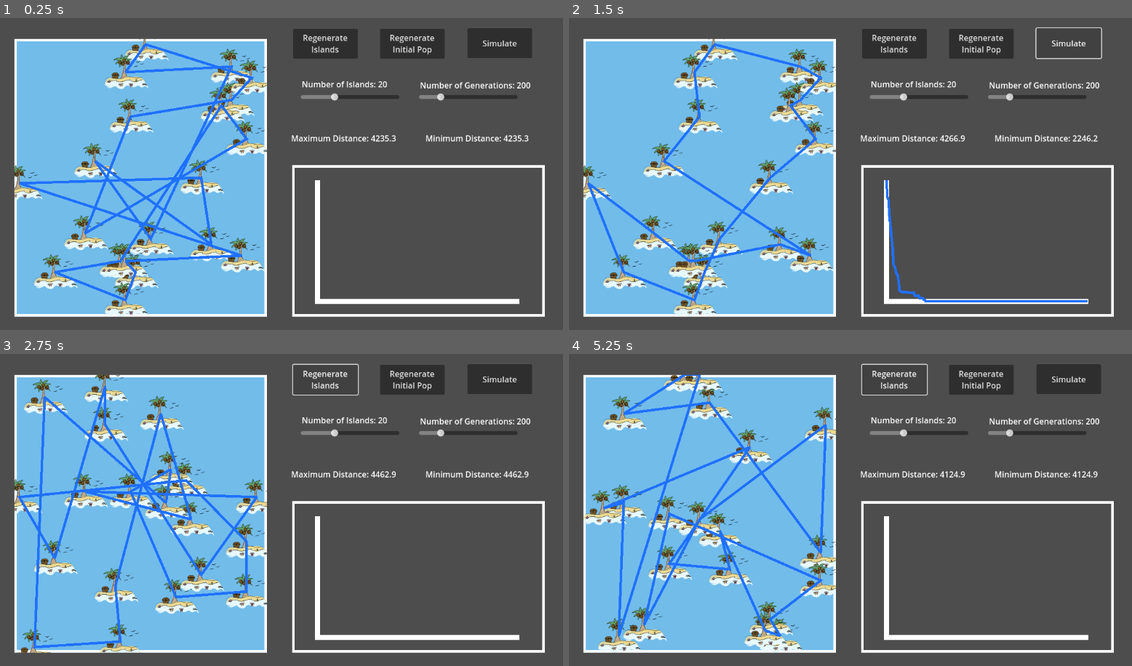
Above: before the commit, frames 1-4 (two rows, left to right).
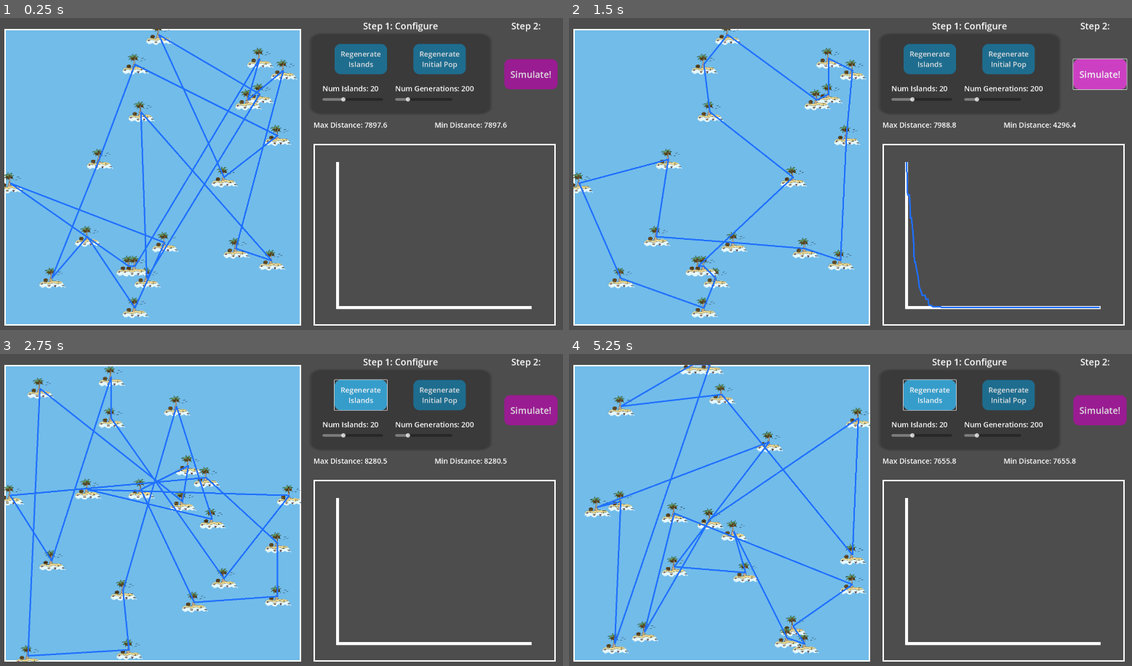
Above: after the commit, the same moments.

Repository: primac2025/Islands
Game: Godot game, scene res://Scenes/Main.tscn
Same seed, same stepped clock (60 frames per second), same inputs: the game is played once before the commit and once after it.
Inputs:
- Up to frame 1 (0.25 s): no input
- Up to frame 2 (1.5 s): click "Regenerate Initial Pop" at 0.5 s; click "Simulate" (after the commit: "Simulate!") at 1.25 s
- Up to frame 3 (2.75 s): click "Regenerate Islands" at 2 s
- Up to frame 4 (5.25 s): click "Regenerate Islands" at 2.75 s; click "Regenerate Initial Pop" at 3.5 s; click "Simulate" (after the commit: "Simulate!") at 4.25 s; click "Regenerate Islands" at 5 s

The runs differ from the first frame. In frame 1, 31% of the frame differs, in the area x 0-100%, y 1-99%; in frame 2, 29%; in frame 3, 31%; in frame 4, 31%.

Commit message:
Resized and updated UI

Diff:
--- /dev/null
+++ b/Resources/button_style_box_flat_hover.tres
@@ -0,0 +1,8 @@
+[gd_resource type="StyleBoxFlat" format=3 uid="uid://b0ntg0nhdurg3"]
+
+[resource]
+bg_color = Color(0.210492, 0.615253, 0.796072, 1)
+corner_radius_top_left = 20
+corner_radius_top_right = 20
+corner_radius_bottom_right = 20
+corner_radius_bottom_left = 20
--- /dev/null
+++ b/Resources/button_style_box_flat_normal.tres
@@ -0,0 +1,8 @@
+[gd_resource type="StyleBoxFlat" format=3 uid="uid://dki6ecb8ml65u"]
+
+[resource]
+bg_color = Color(0.117364, 0.427089, 0.561738, 1)
+corner_radius_top_left = 20
+corner_radius_top_right = 20
+corner_radius_bottom_right = 20
+corner_radius_bottom_left = 20
--- /dev/null
+++ b/Resources/simulate_stylebox_flat_hover.tres
@@ -0,0 +1,8 @@
+[gd_resource type="StyleBoxFlat" format=3 uid="uid://b0o304ncdxlqm"]
+
+[resource]
+bg_color = Color(0.79819, 0.245577, 0.761282, 1)
+corner_radius_top_left = 20
+corner_radius_top_right = 20
+corner_radius_bottom_right = 20
+corner_radius_bottom_left = 20
--- /dev/null
+++ b/Resources/simulate_stylebox_flat_normal.tres
@@ -0,0 +1,9 @@
+[gd_resource type="StyleBoxFlat" format=3 uid="uid://b2tix5g8nykdf"]
+
+[resource]
+bg_color = Color(0.601566, 0.111409, 0.573646, 1)
+corner_radius_top_left = 20
+corner_radius_top_right = 20
+corner_radius_bottom_right = 20
+corner_radius_bottom_left = 20
+corner_detail = 20
--- /dev/null
+++ b/Resources/simulate_stylebox_flat_pressed.tres
@@ -0,0 +1,9 @@
+[gd_resource type="StyleBoxFlat" format=3 uid="uid://cqeoa6kyjolmu"]
+
+[resource]
+bg_color = Color(0.79819, 0.245577, 0.761282, 1)
+corner_radius_top_left = 20
+corner_radius_top_right = 20
+corner_radius_bottom_right = 20
+corner_radius_bottom_left = 20
+corner_detail = 20
--- a/Scenes/Main.tscn
+++ b/Scenes/Main.tscn
@@ -1,9 +1,16 @@
-[gd_scene load_steps=5 format=3 uid="uid://drq2e3jq1lhgm"]
+[gd_scene load_steps=12 format=3 uid="uid://drq2e3jq1lhgm"]
 
 [ext_resource type="Script" path="res://Scripts/Main.gd" id="1_c0645"]
 [ext_resource type="PackedScene" uid="uid://c2hiwhv4yiu1v" path="res://Scenes/Island.tscn" id="2_2md02"]
 [ext_resource type="PackedScene" uid="uid://cqlokb54vf1xd" path="res://Scenes/RouteLine.tscn" id="3_gl5fy"]
 [ext_resource type="PackedScene" uid="uid://s5qidkntg5m3" path="res://Scenes/BorderLine.tscn" id="4_oqblu"]
+[ext_resource type="Theme" uid="uid://bwpvilwj7vas3" path="res://island_theme.tres" id="5_ijxiu"]
+[ext_resource type="Theme" uid="uid://c5nb88u3gx84s" path="res://help_label.tres" id="5_ud418"]
+[ext_resource type="Theme" uid="uid://cshfw6hckr24j" path="res://simulate_button.tres" id="7_6eoiq"]
+[ext_resource type="StyleBox" uid="uid://b0ntg0nhdurg3" path="res://Resources/button_style_box_flat_hover.tres" id="7_fm7nd"]
+[ext_resource type="StyleBox" uid="uid://dki6ecb8ml65u" path="res://Resources/button_style_box_flat_normal.tres" id="7_hvwae"]
+[ext_resource type="StyleBox" uid="uid://b2tix5g8nykdf" path="res://Resources/simulate_stylebox_flat_normal.tres" id="9_usars"]
+[ext_resource type="StyleBox" uid="uid://cqeoa6kyjolmu" path="res://Resources/simulate_stylebox_flat_pressed.tres" id="10_3pii3"]
 
 [node name="Main" type="Node"]
 script = ExtResource("1_c0645")
@@ -13,7 +20,7 @@
 
 [node name="IslandMap" type="Window" parent="."]
 position = Vector2i(50, 50)
-size = Vector2i(500, 550)
+size = Vector2i(980, 980)
 borderless = true
 
 [node name="ColorRect" type="ColorRect" parent="IslandMap"]
@@ -23,74 +30,123 @@
 color = Color(0.447059, 0.737255, 0.917647, 1)
 
 [node name="PopChart" type="Window" parent="."]
-position = Vector2i(600, 300)
-size = Vector2i(500, 300)
+position = Vector2i(1070, 430)
+size = Vector2i(800, 600)
 borderless = true
 
+[node name="ConfigurePanel" type="Panel" parent="."]
+modulate = Color(1, 1, 1, 0.596078)
+offset_left = 1060.0
+offset_top = 66.0
+offset_right = 1107.0
+offset_bottom = 99.0
+scale = Vector2(12.6745, 8.0546)
+
+[node name="Help1Label" type="Label" parent="."]
+offset_left = 1234.0
+offset_top = 19.0
+offset_right = 1481.0
+offset_bottom = 76.0
+theme = ExtResource("5_ud418")
+text = "Step 1: Configure"
+horizontal_alignment = 1
+
+[node name="Help2Label" type="Label" parent="."]
+offset_left = 1704.0
+offset_top = 19.0
+offset_right = 1840.0
+offset_bottom = 71.0
+theme = ExtResource("5_ud418")
+text = "Step 2:"
+horizontal_alignment = 1
+
 [node name="RegenerateIslands" type="Button" parent="."]
-offset_left = 602.0
-offset_top = 30.0
-offset_right = 730.0
-offset_bottom = 89.0
+custom_minimum_size = Vector2(100, 100)
+offset_left = 1140.0
+offset_top = 100.0
+offset_right = 1313.0
+offset_bottom = 200.0
+theme = ExtResource("5_ijxiu")
+theme_override_styles/normal = ExtResource("7_hvwae")
+theme_override_styles/hover = ExtResource("7_fm7nd")
+theme_override_styles/pressed = ExtResource("7_hvwae")
 text = "Regenerate
 Islands"
 
 [node name="RegenerateInitialPop" type="Button" parent="."]
-offset_left = 774.0
-offset_top = 30.0
-offset_right = 902.0
-offset_bottom = 89.0
+custom_minimum_size = Vector2(100, 100)
+offset_left = 1400.0
+offset_top = 100.0
+offset_right = 1573.0
+offset_bottom = 200.0
+theme = ExtResource("5_ijxiu")
+theme_override_styles/normal = ExtResource("7_hvwae")
+theme_override_styles/hover = ExtResource("7_fm7nd")
+theme_override_styles/pressed = ExtResource("7_hvwae")
 text = "Regenerate
 Initial Pop"
 
 [node name="Simulate" type="Button" parent="."]
-offset_left = 947.0
-offset_top = 29.0
-offset_right = 1075.0
-offset_bottom = 88.0
-text = "Simulate"
+custom_minimum_size = Vector2(100, 100)
+offset_left = 1700.0
+offset_top = 150.0
+offset_right = 1876.0
+offset_bottom = 250.0
+theme = ExtResource("7_6eoiq")
+theme_override_styles/normal = ExtResource("9_usars")
+theme_override_styles/hover = ExtResource("10_3pii3")
+theme_override_styles/pressed = ExtResource("9_usars")
+text = "Simulate!"
 
 [node name="MaxDistance" type="Label" parent="."]
-offset_left = 598.0
-offset_top = 235.0
-offset_right = 814.0
-offset_bottom = 295.0
+offset_left = 1070.0
+offset_top = 350.0
+offset_right = 1286.0
+offset_bottom = 410.0
+theme = ExtResource("5_ijxiu")
+text = "Max"
 
 [node name="MinDistance" type="Label" parent="."]
-offset_left = 864.0
-offset_top = 235.0
-offset_right = 1080.0
-offset_bottom = 295.0
+offset_left = 1470.0
+offset_top = 350.0
+offset_right = 1686.0
+offset_bottom = 410.0
+theme = ExtResource("5_ijxiu")
+text = "Min"
+
+[node name="NumIslandsLabel" type="Label" parent="."]
+offset_left = 1100.0
+offset_top = 230.0
+offset_right = 1282.0
+offset_bottom = 272.0
+theme = ExtResource("5_ijxiu")
+text = "Num Islands"
+
+[node name="NumGenerationsLabel" type="Label" parent="."]
+offset_left = 1340.0
+offset_top = 230.0
+offset_right = 1597.0
+offset_bottom = 272.0
+theme = ExtResource("5_ijxiu")
+text = "Num Generations"
 
 [node name="NumIslands" type="HSlider" parent="."]
-offset_left = 617.0
-offset_top = 132.0
-offset_right = 812.0
-offset_bottom = 199.0
+offset_left = 1100.0
+offset_top = 250.0
+offset_right = 1300.0
+offset_bottom = 317.0
 min_value = 5.0
 max_value = 50.0
 value = 20.0
 
 [node name="NumGenerations" type="HSlider" parent="."]
-offset_left = 851.0
-offset_top = 132.0
-offset_right = 1046.0
-offset_bottom = 199.0
+offset_left = 1340.0
+offset_top = 250.0
+offset_right = 1528.0
+offset_bottom = 317.0
 min_value = 1.0
 max_value = 1000.0
 value = 200.0
-
-[node name="NumIslandsLabel" type="Label" parent="."]
-offset_left = 619.0
-offset_top = 128.0
-offset_right = 762.0
-offset_bottom = 151.0
-
-[node name="NumGenerationsLabel" type="Label" parent="."]
-offset_left = 853.0
-offset_top = 130.0
-offset_right = 1036.0
-offset_bottom = 153.0
 
 [connection signal="pressed" from="RegenerateIslands" to="." method="_on_regenerate_islands_pressed"]
 [connection signal="pressed" from="RegenerateInitialPop" to="." method="_on_regenerate_initial_pop_pressed"]
--- a/Scripts/Main.gd
+++ b/Scripts/Main.gd
@@ -30,14 +30,13 @@
 var graph_line : Line2D
 var grid_size : int = 50
 
-
 # Called when the node enters the scene tree for the first time. (Beginning)
 func _ready():
 	draw_borders()
 	initialize_islands()
 
-	$NumIslandsLabel.set_text("Number of Islands: %d" % [$NumIslands.get_value()])
-	$NumGenerationsLabel.set_text("Number of Generations: %d" % [$NumGenerations.get_value()])
+	$NumIslandsLabel.set_text("Num Islands: %d" % [$NumIslands.get_value()])
+	$NumGenerationsLabel.set_text("Num Generations: %d" % [$NumGenerations.get_value()])
 
 	if 0:
 		var test_parents : Array
@@ -129,8 +128,8 @@
 	init_candidates.sort_custom(sort_routes)
 	draw_best_route(init_candidates[0])
 
-	$MaxDistance.set_text("Maximum Distance: %0.1f" % [init_candidates[0].distance])
-	$MinDistance.set_text("Minimum Distance: %0.1f" % [init_candidates[0].distance])
+	$MaxDistance.set_text("Max Distance: %0.1f" % [init_candidates[0].distance])
+	$MinDistance.set_text("Min Distance: %0.1f" % [init_candidates[0].distance])
 
 	if graph_line != null:
 		remove_child(graph_line)
@@ -261,16 +260,16 @@
 
 	draw_best_route(best_candidate)
 
-	$MaxDistance.set_text("Maximum Distance: %0.1f" % [max_best_distance])
-	$MinDistance.set_text("Minimum Distance: %0.1f" % [min_best_distance])
+	$MaxDistance.set_text("Max Distance: %0.1f" % [max_best_distance])
+	$MinDistance.set_text("Min Distance: %0.1f" % [min_best_distance])
 
 # Sets num islands based on 'Number of Islands' slider, initializes islands
 func _on_num_islands_value_changed(value):
 	num_islands = value
 	initialize_islands()
-	$NumIslandsLabel.set_text("Number of Islands: %d" % [num_islands])
+	$NumIslandsLabel.set_text("Num Islands: %d" % [num_islands])
 
 # Sets num generations based on 'Number of Generations' slider
 func _on_num_generations_value_changed(value):
 	num_generations = value
-	$NumGenerationsLabel.set_text("Number of Generations: %d" % [num_generations])
+	$NumGenerationsLabel.set_text("Num Generations: %d" % [num_generations])
--- /dev/null
+++ b/help_label.tres
@@ -0,0 +1,4 @@
+[gd_resource type="Theme" format=3 uid="uid://c5nb88u3gx84s"]
+
+[resource]
+default_font_size = 30
--- /dev/null
+++ b/island_theme.tres
@@ -0,0 +1,4 @@
+[gd_resource type="Theme" format=3 uid="uid://bwpvilwj7vas3"]
+
+[resource]
+default_font_size = 24
--- a/project.godot
+++ b/project.godot
@@ -17,6 +17,8 @@
 
 [display]
 
+window/size/viewport_width=1920
+window/size/viewport_height=1080
 window/stretch/mode="viewport"
 
 [rendering]
--- /dev/null
+++ b/simulate_button.tres
@@ -0,0 +1,4 @@
+[gd_resource type="Theme" format=3 uid="uid://cshfw6hckr24j"]
+
+[resource]
+default_font_size = 30
Not shown, added: Scenes/Mai39F7.tmp
Not shown, added: Scenes/Mai5F40.tmp
